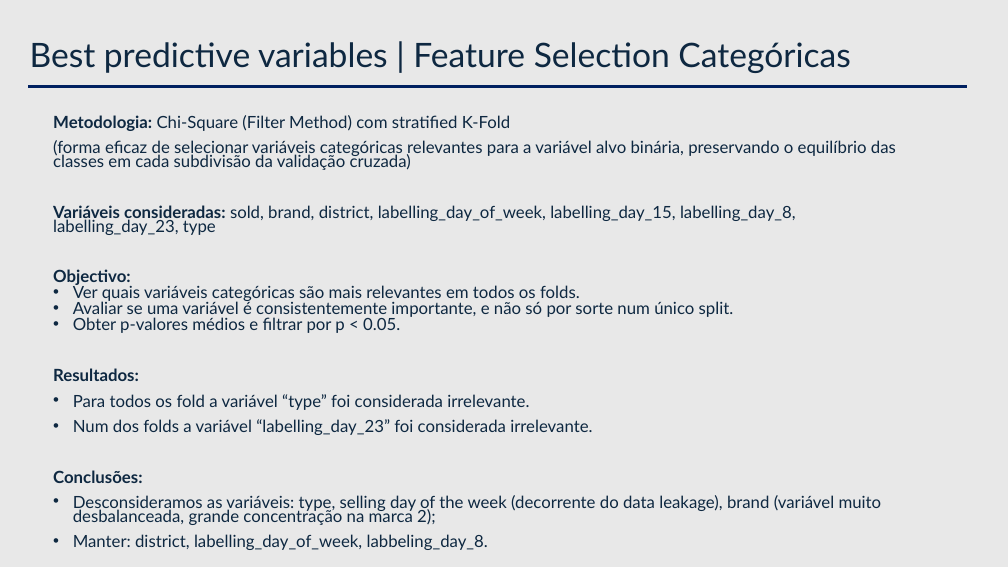
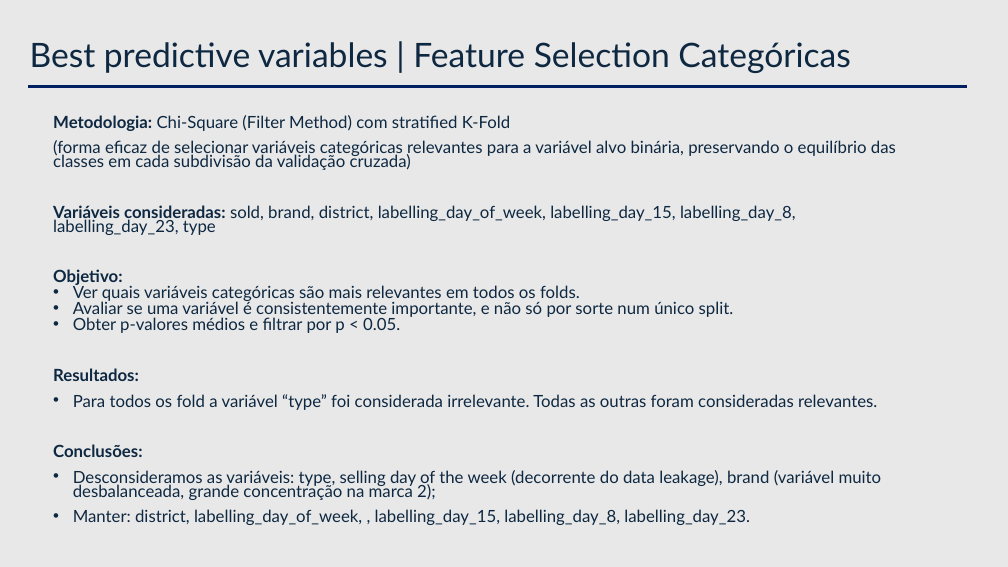
Before and after one commit to andreiacampos98/datascience_course, a slide deck: slide 18 of 10_applied/2024 EDIT LTP__PraticalCase/LTP_PraticalCase Dataset/Case Study __.pptx. Drawn at 1008x567 pixels with LibreOffice and Linux fonts; fonts in the diff are those of the drawing. Boxes give left, top, right and bottom in pixels: in the first picture for what was removed or moved away, otherwise in the second. Text is boxed around its words. In the diff, an @@ line names an element or a change of style, - is before the commit and + after.

```diff
--- a/10_applied/2024 EDIT LTP__PraticalCase/LTP_PraticalCase Dataset/Case Study __.pptx
+++ b/10_applied/2024 EDIT LTP__PraticalCase/LTP_PraticalCase Dataset/Case Study __.pptx
@@ text at bbox=[53, 269, 122, 285]: text changed @@
-Objectivo:
+Objetivo:
@@ text at bbox=[73, 394, 877, 410]: text changed @@
-• Para todos os fold a variável “type” foi considerada irrelevante.
-• Num dos folds a variável “labelling_day_23” foi considerada irrelevante.
+• Para todos os fold a variável “type” foi considerada irrelevante. Todas as outras foram consideradas relevantes.
@@ text at bbox=[73, 509, 750, 525]: text changed @@
-• Manter: district, labelling_day_of_week, labbeling_day_8.
+• Manter: district, labelling_day_of_week, , labelling_day_15, labelling_day_8, labelling_day_23.
```
Also in this commit, not shown: 16 other slides changed, 1 slide added, 1 other file.
